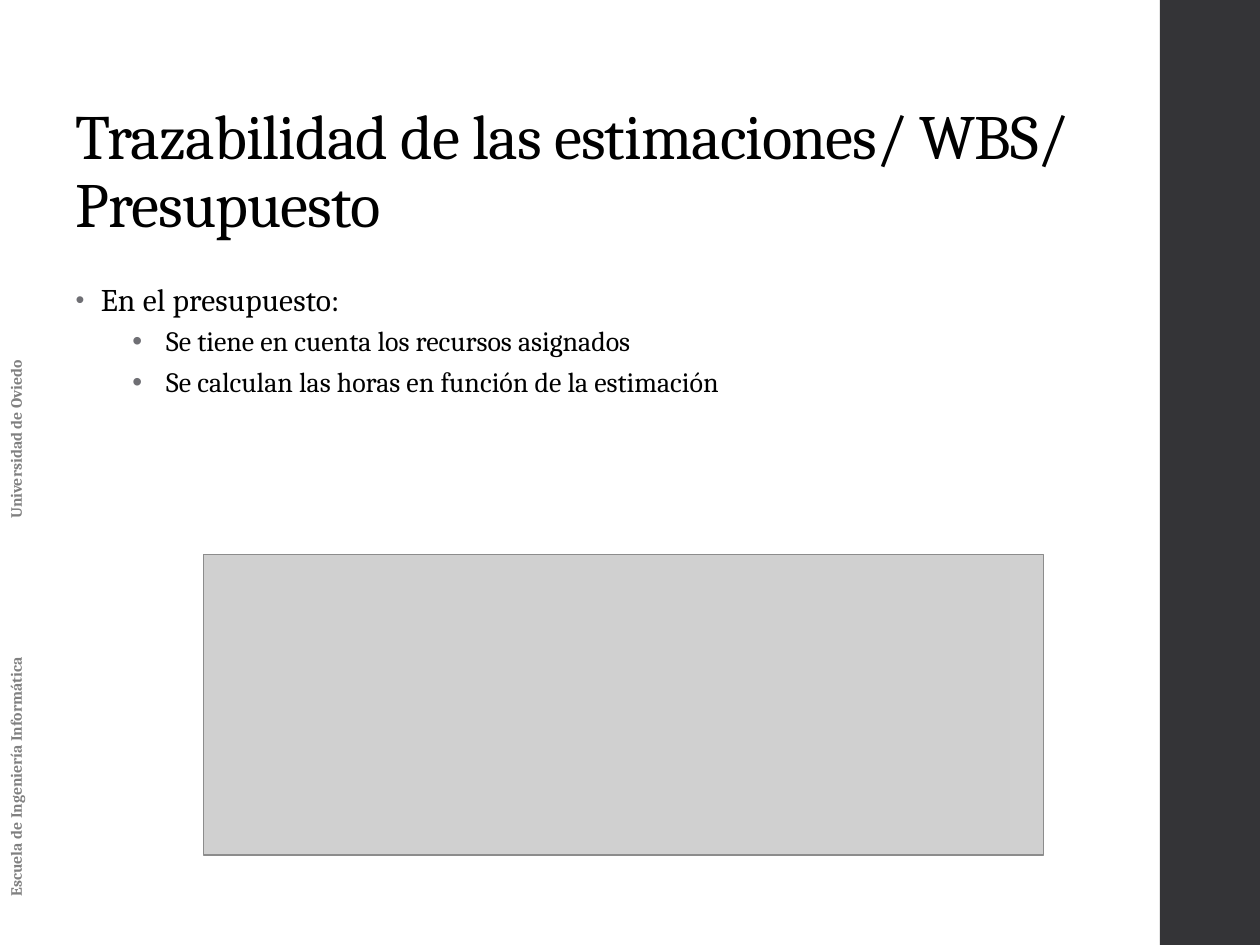
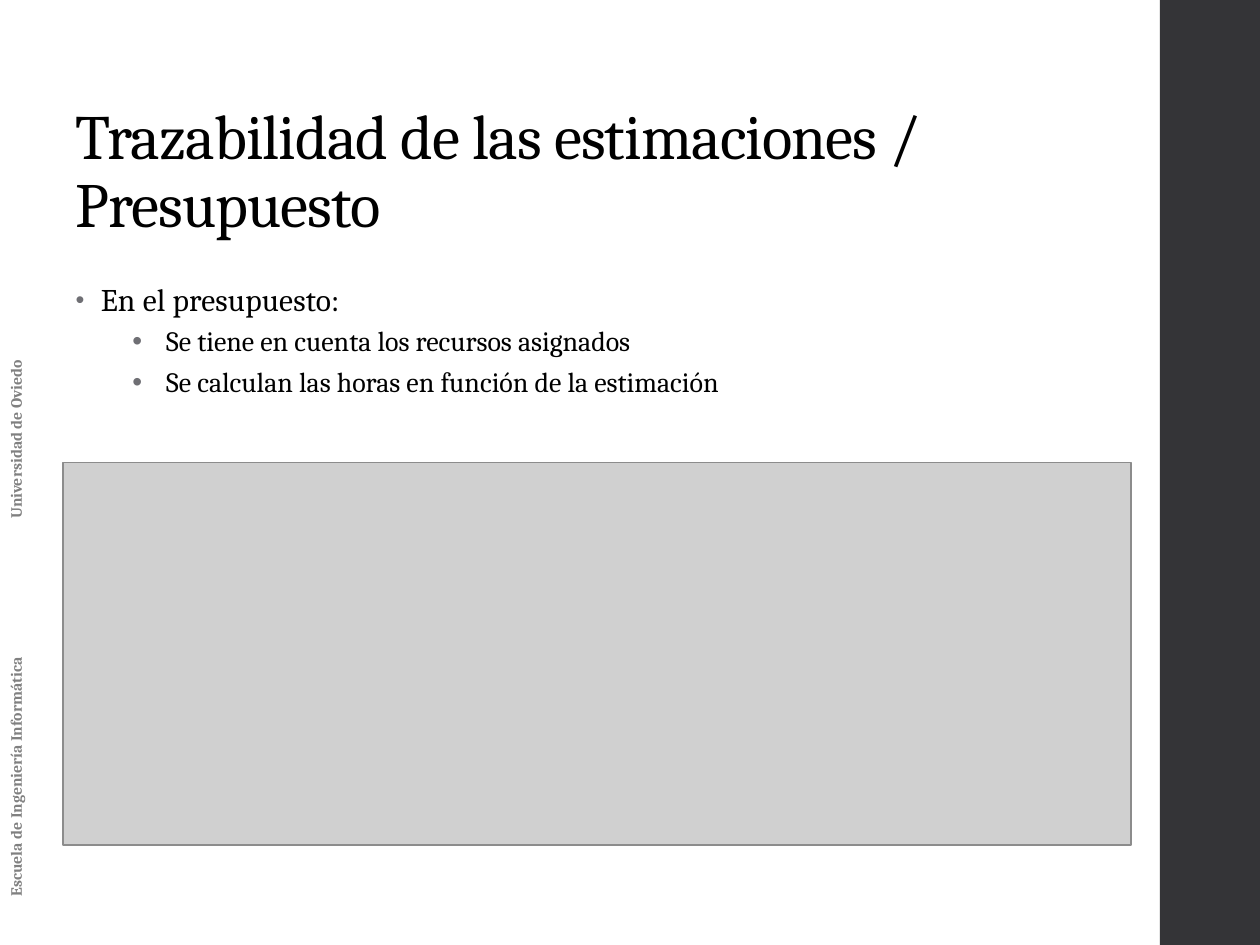
Before and after one commit to alexl0/tfg, a slide deck: slide 23 of Documentation/Archivos adjuntos/Planificacion del proyecto.pptx (slide 24 before the commit). Drawn at 1260x945 pixels with LibreOffice and Linux fonts; fonts in the diff are those of the drawing; grey boxes stand for pictures. Boxes give left, top, right and bottom in pixels: in the first picture for what was removed or moved away, otherwise in the second. Text is boxed around its words. In the diff, an @@ line names an element or a change of style, - is before the commit and + after.

```diff
--- a/Documentation/Archivos adjuntos/Planificacion del proyecto.pptx
+++ b/Documentation/Archivos adjuntos/Planificacion del proyecto.pptx
@@ title at (76, 115, 877, 241): text changed @@
-Trazabilidad de las estimaciones/ WBS/ Presupuesto
+Trazabilidad de las estimaciones / Presupuesto
@@ picture: place and size @@
-picture at (203, 554, 1043, 856)
+picture at (63, 462, 1131, 845)
```
Also in this commit, not shown: 16 other slides changed, 2 slides removed.
